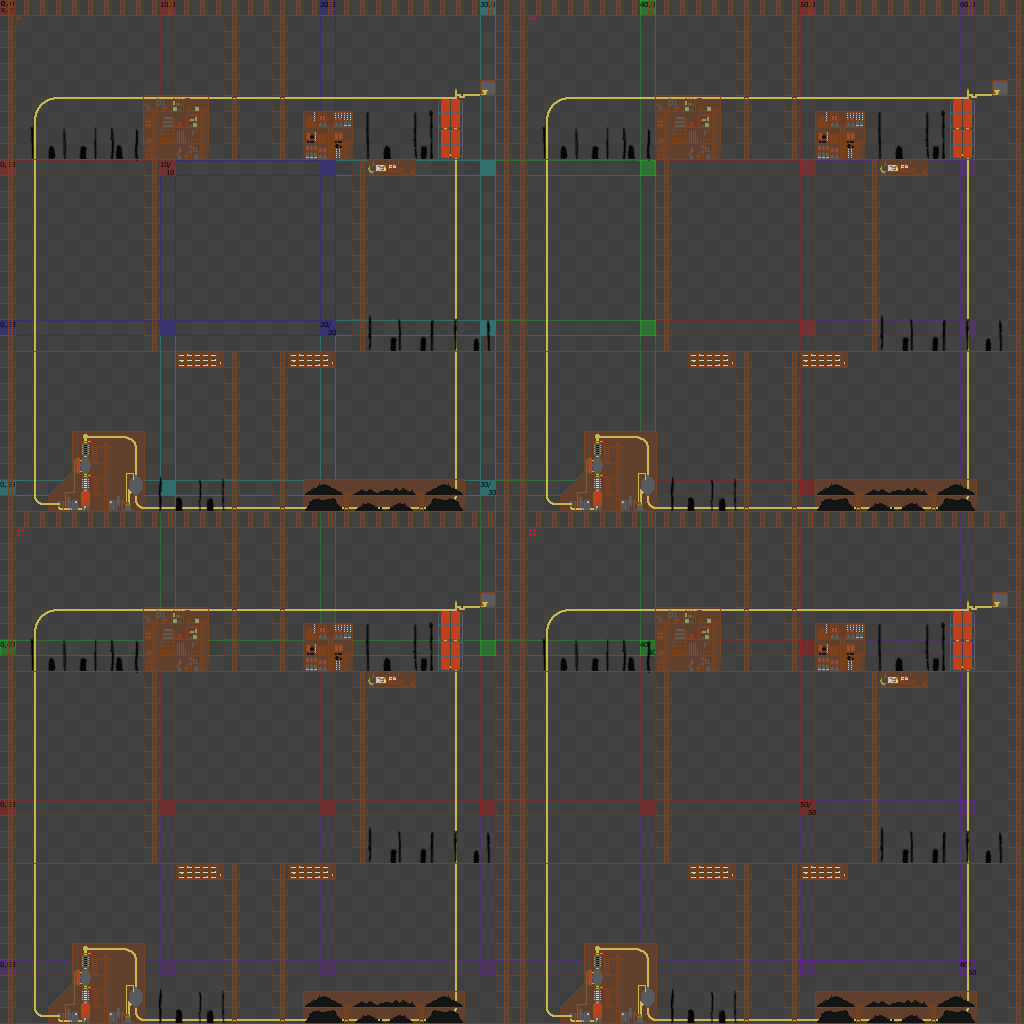
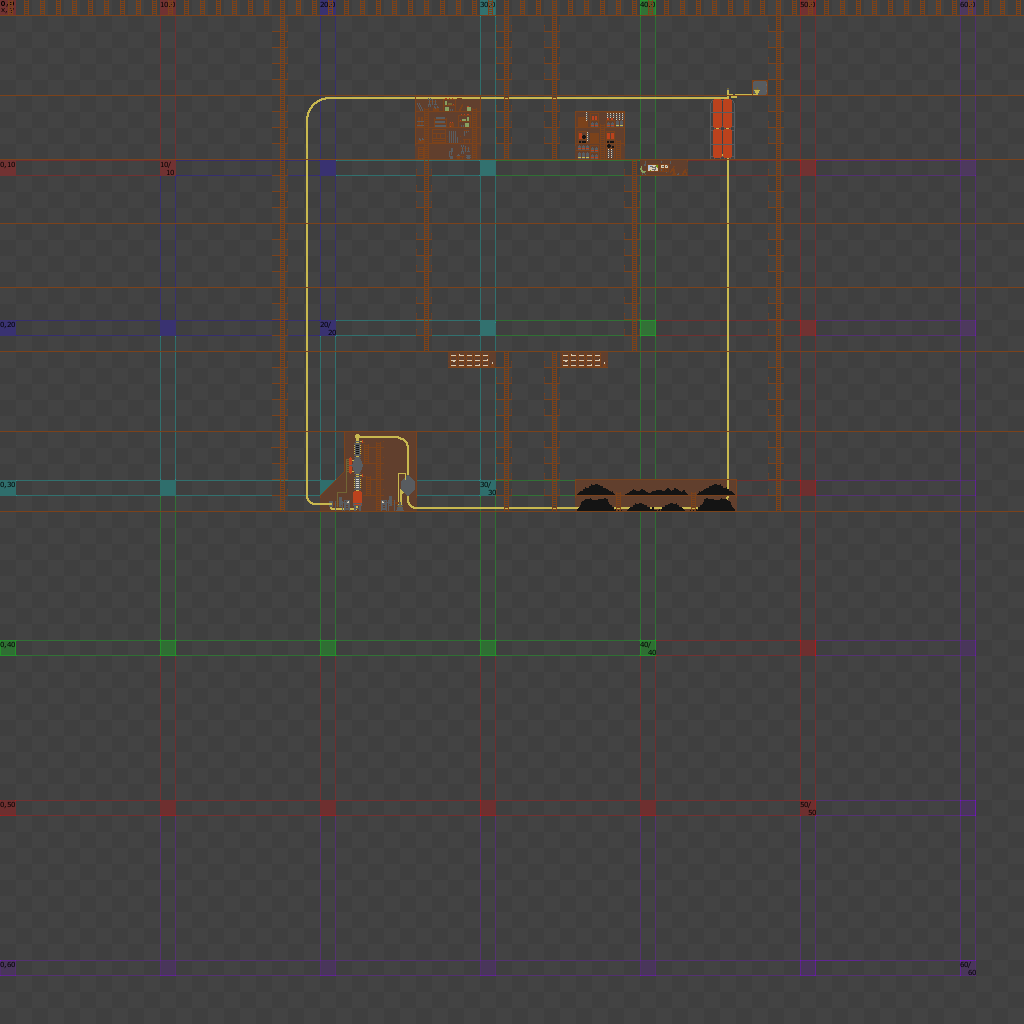
Two versions of the same layered image (1024x1024). Layer-by-layer changes:
painted on "city_graphics_mk1_int.png" over [0, 16, 1024, 1024]
